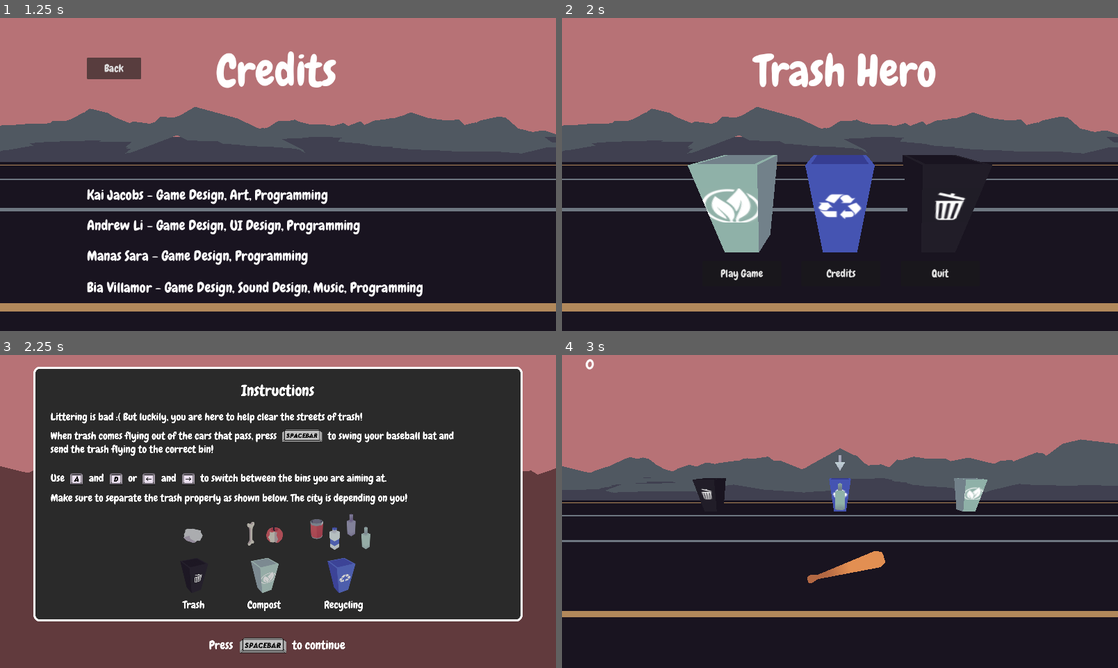
Above: before the commit, frames 1-4 (two rows, left to right).
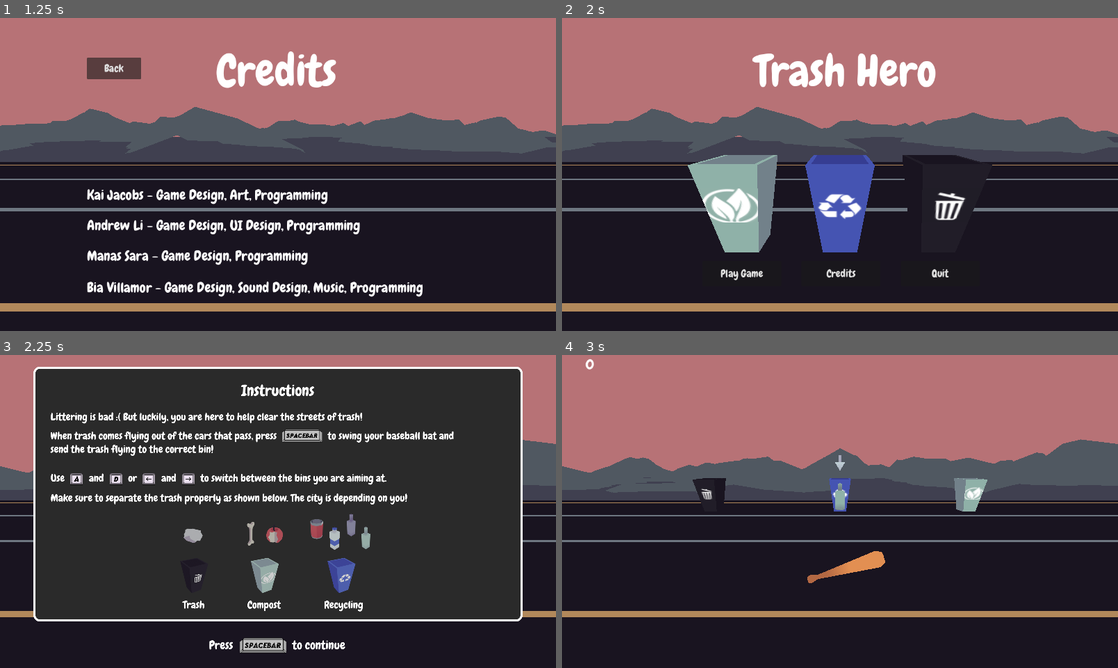
Above: after the commit, the same moments.

Repository: Manas701/SVCGameJam
Game: Godot game, scene res://scenes/main menu.tscn
Same seed, same stepped clock (60 frames per second), same inputs: the game is played once before the commit and once after it. Sound files missing from this copy of the repository are replaced by a short silence.
Inputs:
- Up to frame 1 (1.25 s): click "Credits" at 0.5 s
- Up to frame 2 (2 s): click "Back" at 1.25 s
- Up to frame 3 (2.25 s): click "Play Game" at 2 s
- Up to frame 4 (3 s): tap Enter at 2.75 s; hold Right (select_right) from 2.78 s (still down); hold Space (startGame) from 2.78 s (still down)

Frames 1-2 are identical in both runs. In frame 3, 21% of the frame differs, in the area x 0-100%, y 27-100%; in frame 4, nothing differs.

Commit message:
fixed env texture on instructions

Diff:
--- a/scenes/instructions.tscn
+++ b/scenes/instructions.tscn
@@ -1,11 +1,12 @@
-[gd_scene load_steps=9 format=3 uid="uid://bcjrjkdodploj"]
+[gd_scene load_steps=10 format=3 uid="uid://bcjrjkdodploj"]
 
 [ext_resource type="PackedScene" uid="uid://e74xo05y6nei" path="res://prefabs/bin_recycle.tscn" id="1_4ssdq"]
 [ext_resource type="Script" path="res://assets/scripts/trash.gd" id="2_gaho7"]
 [ext_resource type="PackedScene" uid="uid://blrsu6t7na4pf" path="res://prefabs/bin_compost.tscn" id="3_ua8xh"]
 [ext_resource type="PackedScene" uid="uid://dcj2ftby2qt52" path="res://prefabs/bin_trash.tscn" id="4_86s0v"]
 [ext_resource type="PackedScene" uid="uid://d2hb0qqj1wx6s" path="res://prefabs/world_environment.tscn" id="5_fm65m"]
-[ext_resource type="PackedScene" path="res://scenes/instructions ui.tscn" id="6_skllk"]
+[ext_resource type="PackedScene" uid="uid://dopcrjou2falg" path="res://scenes/instructions ui.tscn" id="6_skllk"]
+[ext_resource type="Material" uid="uid://cfrmr730rvkhs" path="res://assets/3DAssets/models_obj/textures/textureMaterial.tres" id="7_jh6by"]
 [ext_resource type="AudioStream" uid="uid://2u5mk0ke3p0e" path="res://assets/AudioAssets/title_screen_theme.ogg" id="8_jkcmd"]
 [ext_resource type="PackedScene" uid="uid://vx8thkpwhynj" path="res://prefabs/street_environment.tscn" id="11_qq8u4"]
 
@@ -36,6 +37,8 @@
 
 [node name="street_environment" parent="." instance=ExtResource("11_qq8u4")]
 transform = Transform3D(-3.49691e-08, 0, 0.8, 0, 0.8, 0, -0.8, 0, -3.49691e-08, 0, -0.724239, -5.68252)
+surface_material_override/0 = ExtResource("7_jh6by")
+surface_material_override/1 = ExtResource("7_jh6by")
 
 [node name="CanvasLayer" type="CanvasLayer" parent="."]
 
